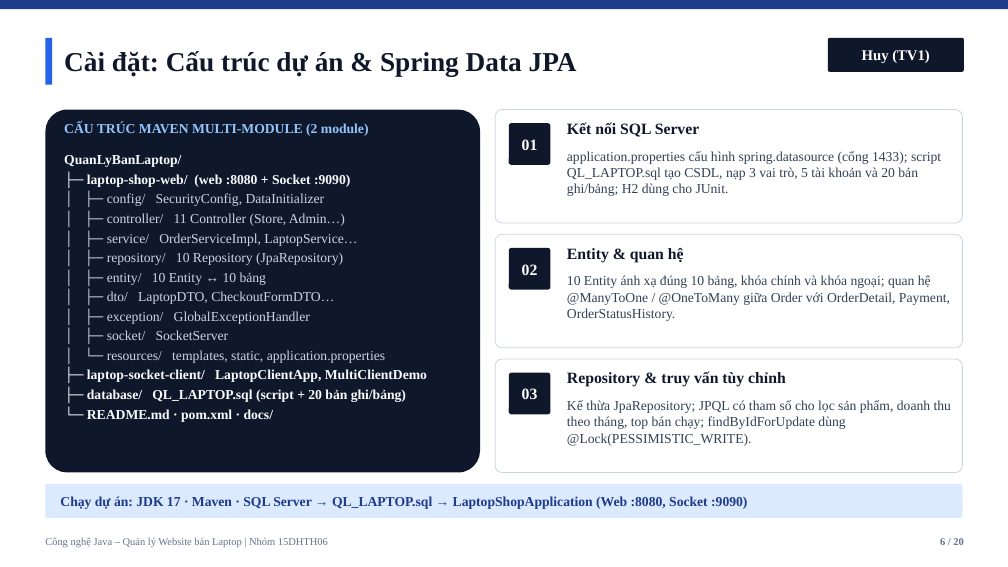
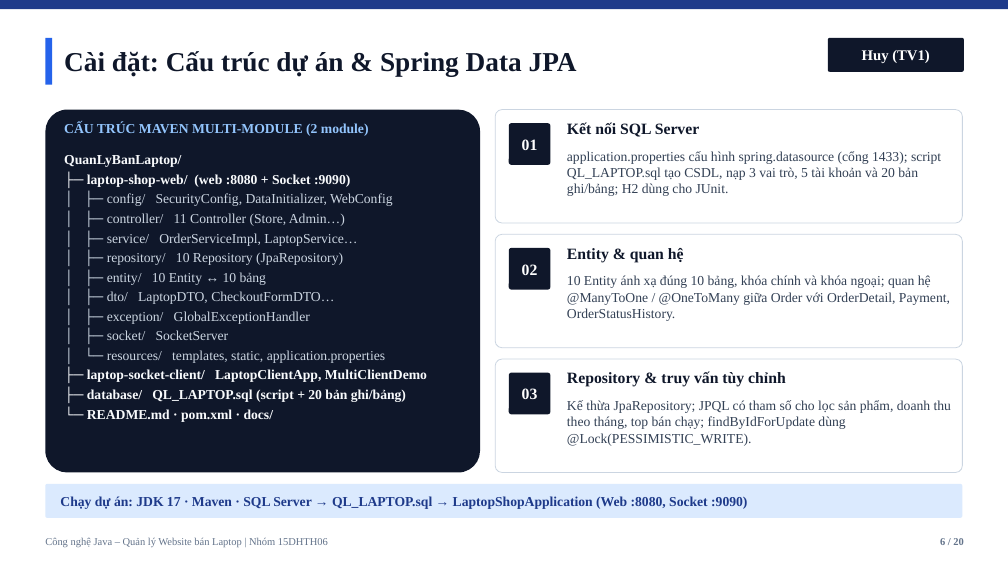
Before and after one commit to luugiahuy13122006-cmd/QuanLyBanLaptop, a slide deck: slide 6 of docs/Slide_LaptopShop_CongNgheJava.pptx. Drawn at 1008x567 pixels with LibreOffice and Linux fonts; fonts in the diff are those of the drawing. Boxes give left, top, right and bottom in pixels: in the first picture for what was removed or moved away, otherwise in the second. Text is boxed around its words. In the diff, an @@ line names an element or a change of style, - is before the commit and + after.

```diff
--- a/docs/Slide_LaptopShop_CongNgheJava.pptx
+++ b/docs/Slide_LaptopShop_CongNgheJava.pptx
@@ text at <box>107,193,392,206</box>: text changed @@
-│ ├─ config/ SecurityConfig, DataInitializer
+│ ├─ config/ SecurityConfig, DataInitializer, WebConfig
```
Also in this commit, not shown: 3 other slides changed, 4 other files.
